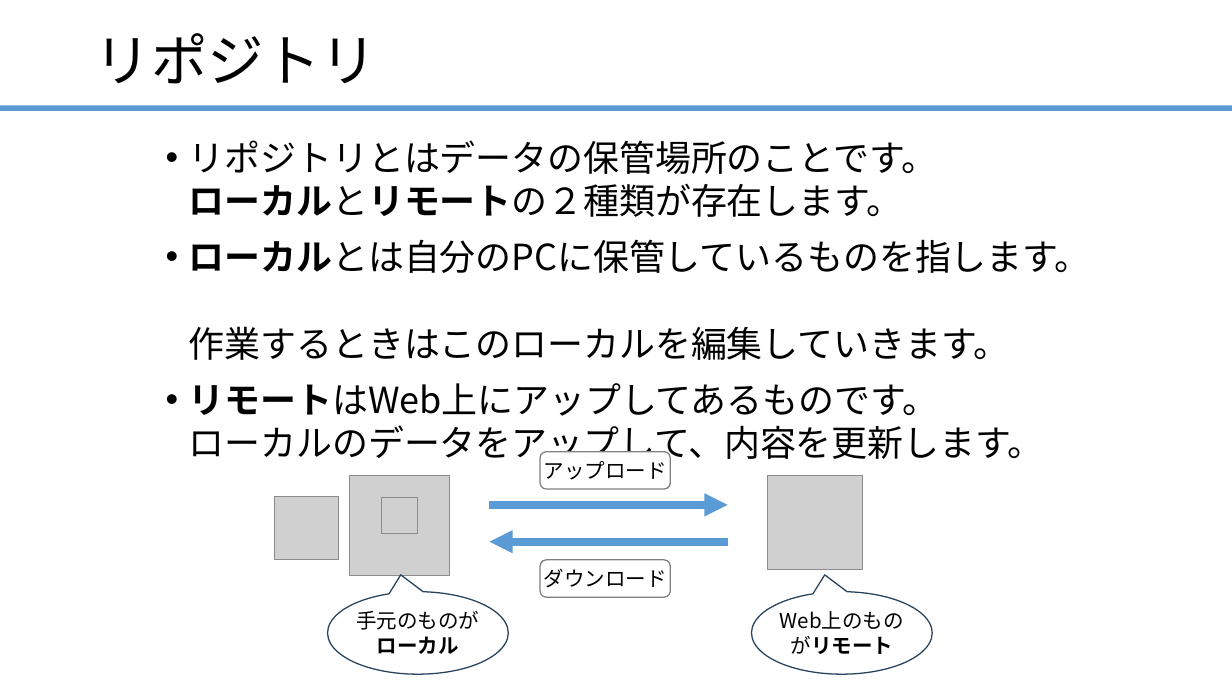
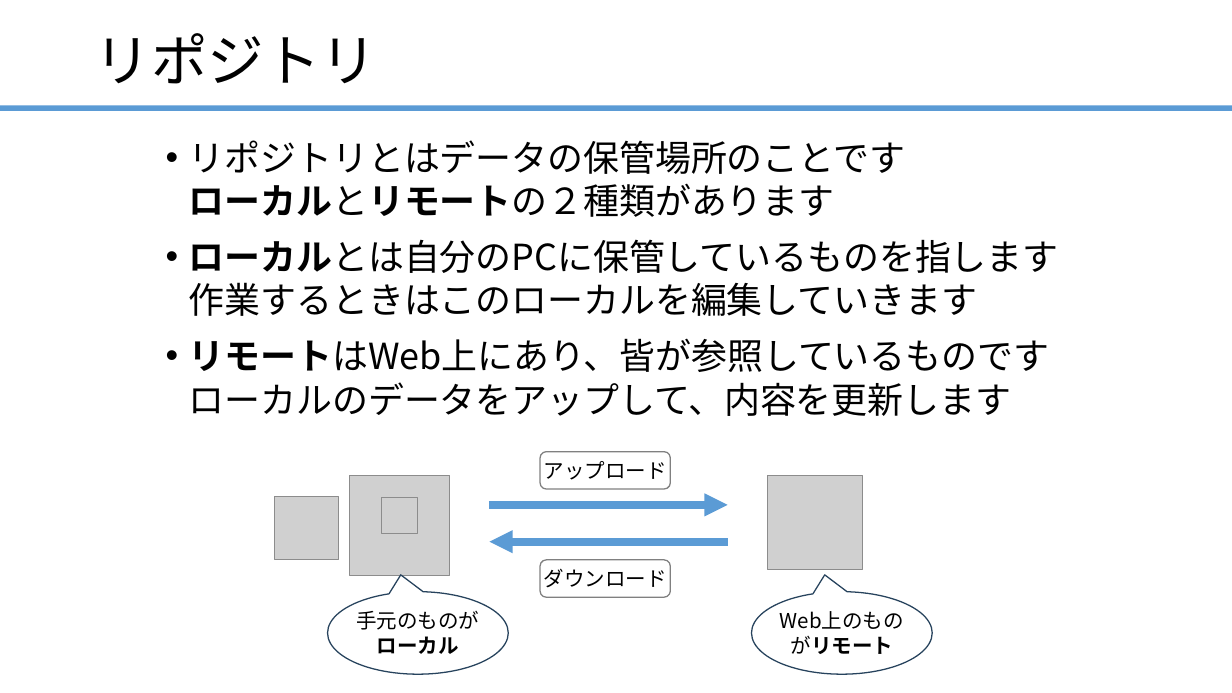
Before and after one commit to ainsAins/git4beginners, a slide deck: slide 12 of ハンズオン_Git入門.pptx. Drawn at 1232x693 pixels with LibreOffice and Linux fonts; fonts in the diff are those of the drawing; grey boxes stand for pictures. Boxes give left, top, right and bottom in pixels: in the first picture for what was removed or moved away, otherwise in the second. Text is boxed around its words. In the diff, an @@ line names an element or a change of style, - is before the commit and + after.

Commit message:
ファイルの内容を変更

```diff
--- a/ハンズオン_Git入門.pptx
+++ b/ハンズオン_Git入門.pptx
@@ text at box(189, 140, 1059, 416): text changed @@
-• リポジトリとはデータの保管場所のことです。
-  ローカルとリモートの２種類が存在します。
-• ローカルとは自分のPCに保管しているものを指します。
-  作業するときはこのローカルを編集していきます。
-• リモートはWeb上にアップしてあるものです。
-  ローカルのデータをアップして、内容を更新します。
+• リポジトリとはデータの保管場所のことです
+  ローカルとリモートの２種類があります
+• ローカルとは自分のPCに保管しているものを指します
+  作業するときはこのローカルを編集していきます
+• リモートはWeb上にあり、皆が参照しているものです
+  ローカルのデータをアップして、内容を更新します
```
Also in this commit, not shown: 12 other slides changed, 3 slides added, 3 slides removed, 1 other file.
